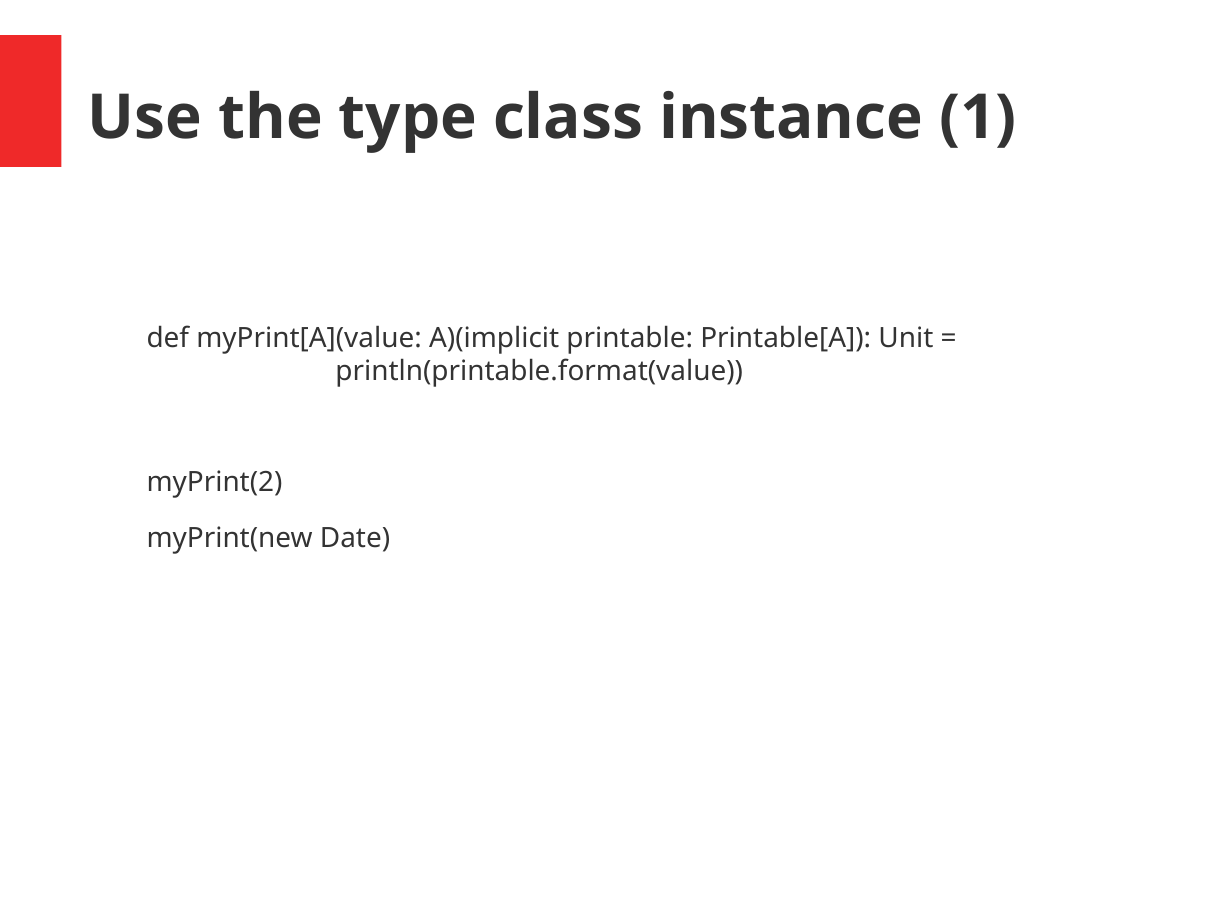
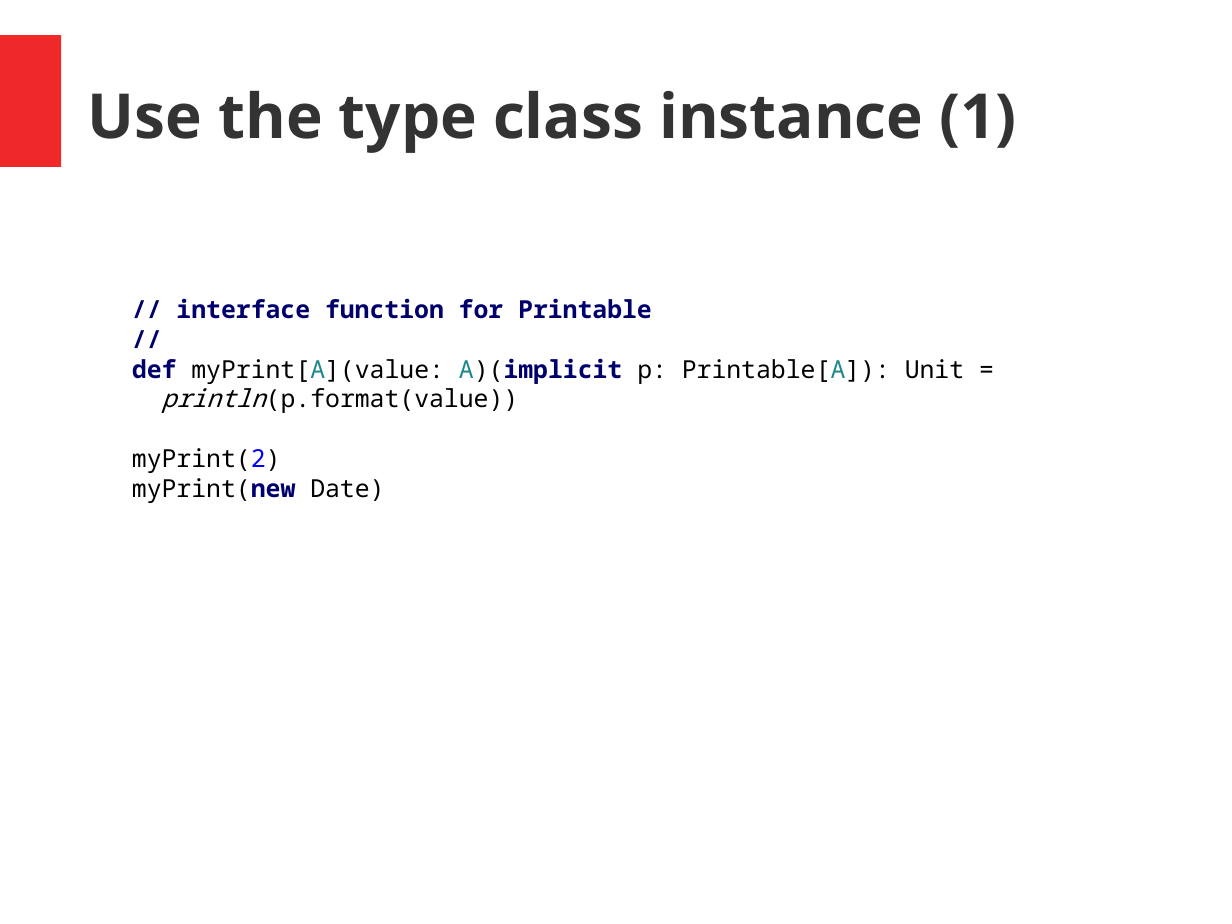
Before and after one commit to hermannhueck/typeclasses, a slide deck: slide 10 of Slides/TypeClasses.pptx (slide 8 before the commit). Drawn at 1232x924 pixels with LibreOffice and Linux fonts; fonts in the diff are those of the drawing. Boxes give left, top, right and bottom in pixels: in the first picture for what was removed or moved away, otherwise in the second. Text is boxed around its words. In the diff, an @@ line names an element or a change of style, - is before the commit and + after.

```diff
--- a/Slides/TypeClasses.pptx
+++ b/Slides/TypeClasses.pptx
@@ text at (x1=132, y1=298, x2=964, y2=413): text changed; size 18 to 16 pt; font Noto Sans to Noto Sans Mono; text colour #333333 to #000000 @@
-def myPrint[A](value: A)(implicit printable: Printable[A]): Unit =
-println(printable.format(value))
+// interface function for Printable
+//
+def myPrint[A](value: A)(implicit p: Printable[A]): Unit =
+println(p.format(value))
@@ text at (x1=132, y1=448, x2=384, y2=503): size 18 to 16 pt, font Noto Sans to Noto Sans Mono, text colour #333333 to #000000 in "myPrint(2)", "myPrint(new Date)"; text colour #333333 to #0000FE in "myPrint(2)"; text colour #333333 to #00006D, bold on in "myPrint(new"; indent changed; less space between paragraphs @@
```
Also in this commit, not shown: 11 other slides changed, 2 slides added, 1 other file.
